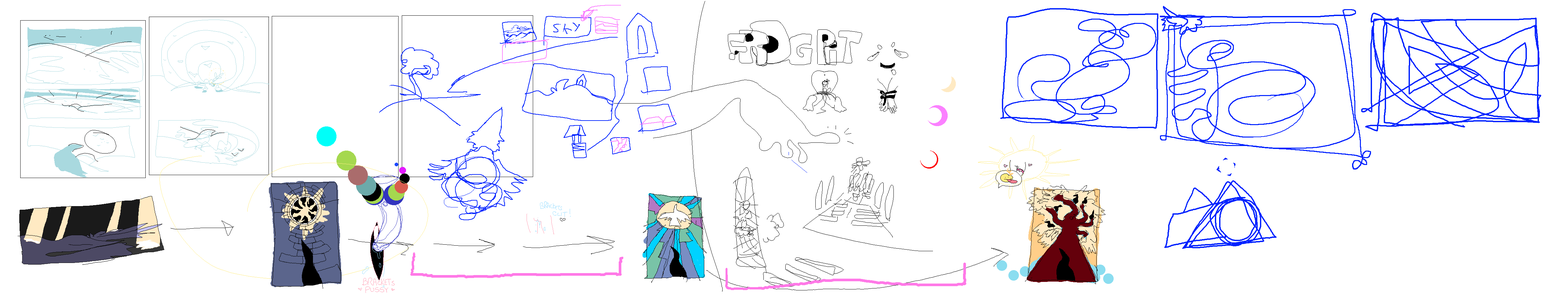
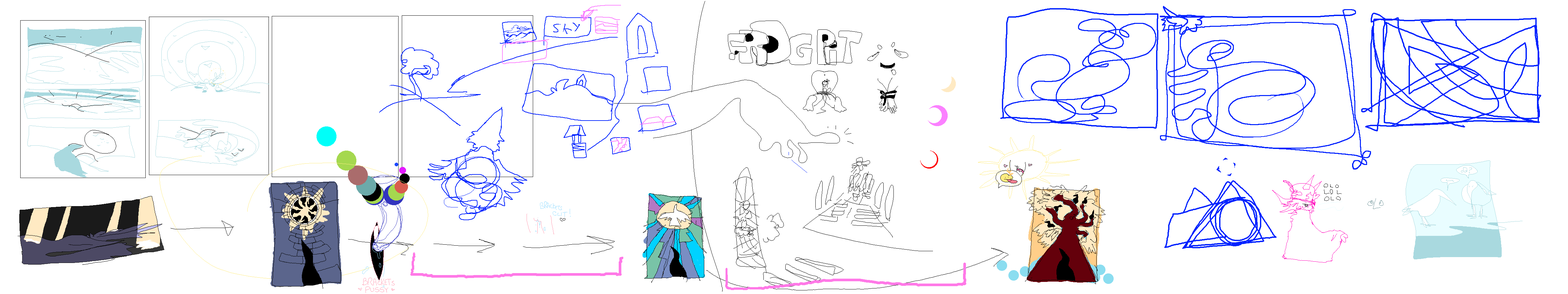
Before/after of a 1568px x 294px layered artwork. What changed in the layer stack:
painted on "sketch" (1st of 2) over bbox(1272, 160, 1523, 263)
